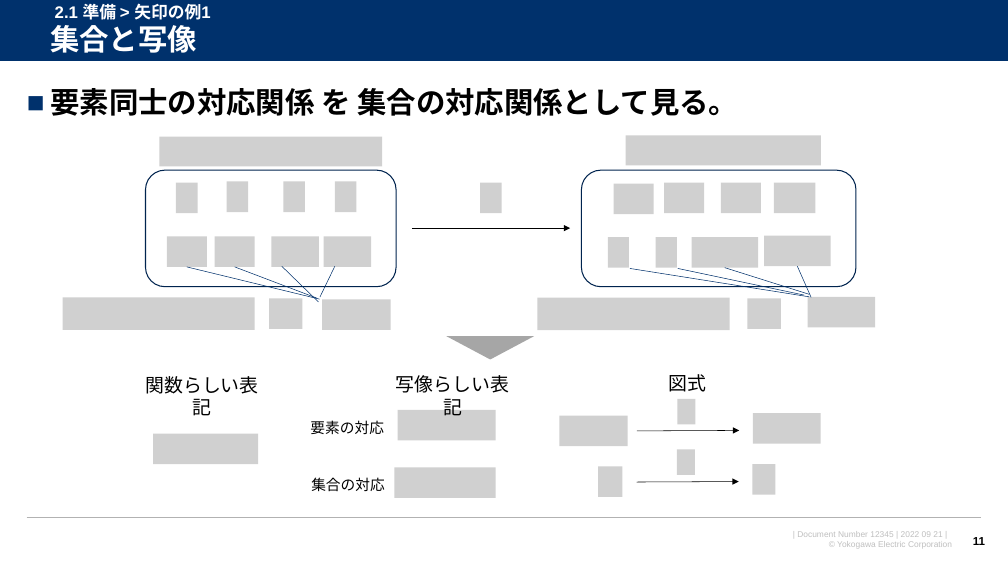
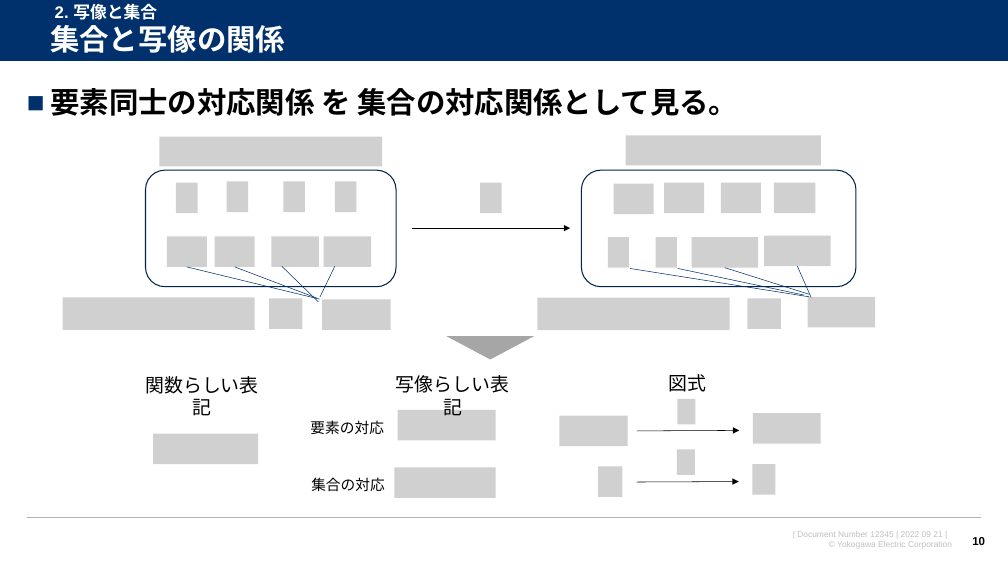
Before and after one commit to watarukumagai-git/opt, a slide deck: slide 10 of MMW/20230126_MMW_kumagai_rev.0.pptx (slide 11 before the commit). Drawn at 1008x567 pixels with LibreOffice and Linux fonts; fonts in the diff are those of the drawing; grey boxes stand for pictures; background and template pictures are left out. Boxes give left, top, right and bottom in pixels: in the first picture for what was removed or moved away, otherwise in the second. Text is boxed around its words. In the diff, an @@ line names an element or a change of style, - is before the commit and + after.

```diff
--- a/MMW/20230126_MMW_kumagai_rev.0.pptx
+++ b/MMW/20230126_MMW_kumagai_rev.0.pptx
@@ title at <box>50,25,285,53</box>: text changed @@
-集合と写像
+集合と写像の関係
@@ text at <box>55,3,157,20</box>: text changed @@
-2.1 準備 > 矢印の例1
+2. 写像と集合
@@ page number at <box>972,537,985,545</box>: text changed @@
-11
+10
```
Also in this commit, not shown: 10 other slides changed, 6 slides added, 13 slides removed.
